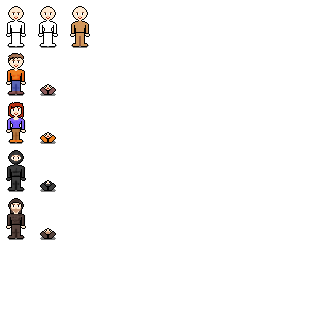
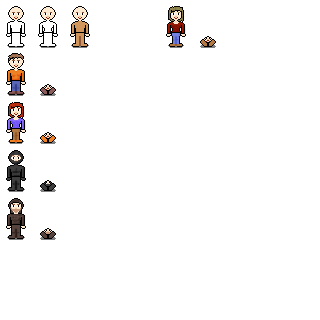
The second 320 x 320 image is a revision of the first. Changes to its layers:
painted on "Shading" over [168, 6, 186, 48]
added layer "Damsil" above "Bandit" over [166, 6, 216, 48]
